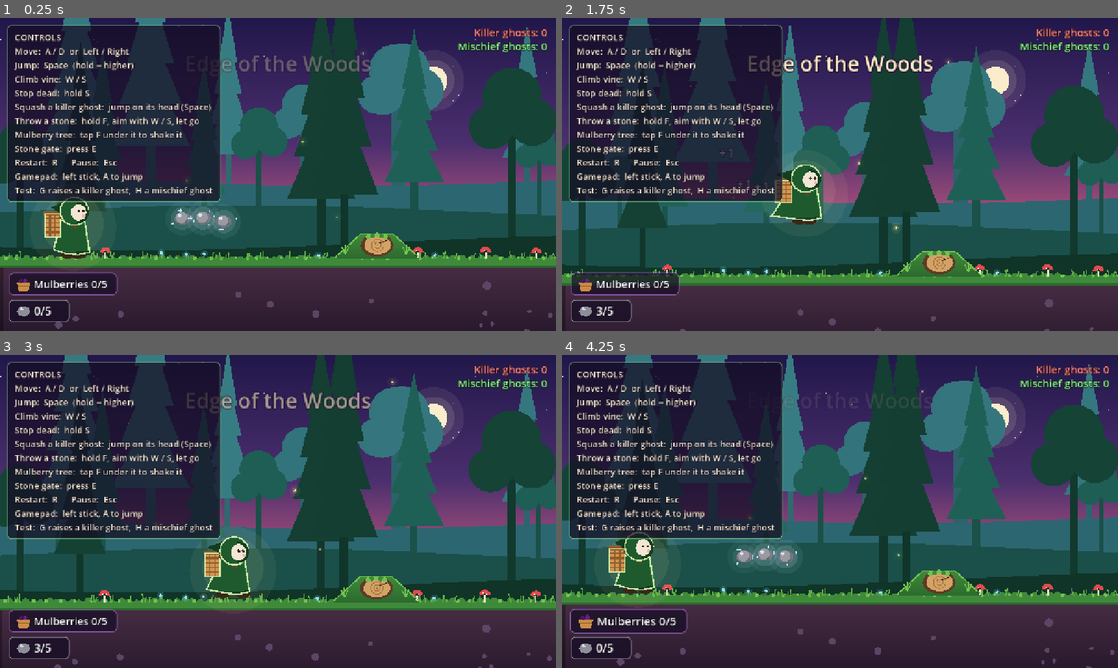
Above: before the commit, frames 1-4 (two rows, left to right).
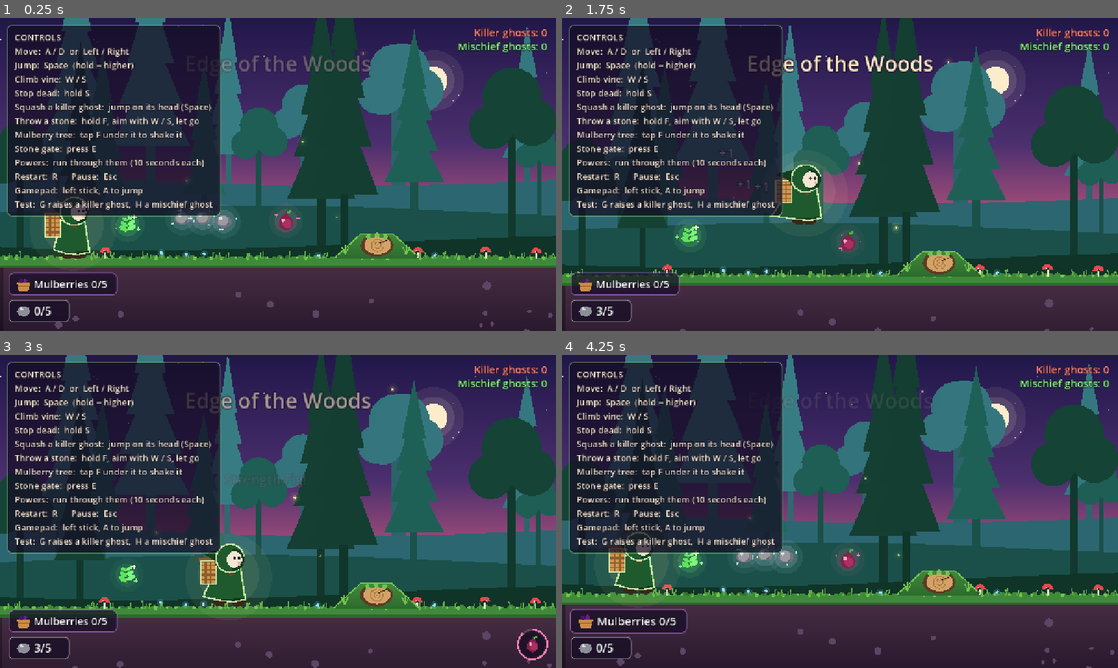
Above: after the commit, the same moments.

Repository: AAcodedimps/Mulberry-Forest
Game: Godot game, scene res://scenes/levels/edge_of_the_woods.tscn
Two runs of this game, one before a commit and one after it. Both use one fixed random seed, a clock stepped at 60 frames per second and the inputs below.
Inputs:
- Up to frame 1 (0.25 s): no input
- Up to frame 2 (1.75 s): hold Space (jump) 0.53-1.28 s; hold D (move_right) from 0.53 s (still down); tap S (aim_down) at 1.35 s; tap Space (jump) at 1.52, 1.55 s
- Up to frame 3 (3 s): tap Space (jump) at 1.82 s; release D (move_right) at 2.03 s; hold A (move_left) 2.03-2.78 s; hold Space (jump) 2.03-2.78 s; tap W (aim_up) at 2.1 s; hold D (move_right) from 2.78 s (still down); tap E (interact) at 2.85 s
- Up to frame 4 (4.25 s): keep holding D (move_right); tap Space (jump) at 3.02, 3.05, 3.32, 3.77, 3.8, 4.07 s; hold F (throw) from 3.53 s (still down); tap R (restart) at 4.15 s

The runs differ from the first frame. In frame 1, 3.5% of the frame differs, in the area x 1-54%, y 45-77%; in frame 2, 3.5%; in frame 3, 18%, in the area x 0-100%, y 0-100%; in frame 4, 3.5%.
Error in both runs: Cannot call method 'set_input_as_handled' on a null value. (res://scenes/ui/pause_menu.gd:21)

Commit message:
Four timed powers

Diff:
--- a/project.godot
+++ b/project.godot
@@ -18,6 +18,7 @@
 [autoload]
 
 GameEvents="*res://scripts/game_events.gd"
+Powers="*res://scripts/powers.gd"
 
 [display]
 
--- a/scenes/ghosts/killer_ghost.gd
+++ b/scenes/ghosts/killer_ghost.gd
@@ -100,6 +100,7 @@
 
 # ---------------------------------------------------------------- movement
 func _physics_process(delta: float) -> void:
+	delta *= Powers.world_time_scale()   # Moonpetal slows ghosts down
 	_t += delta
 	queue_redraw()
 	if _squash >= 0.0:
@@ -123,8 +124,15 @@
 		return
 	_move_along(speed * delta)
 	if global_position.distance_to(player.global_position) <= catch_distance:
-		_stabbing = true
-		caught_player.emit(self)
+		if Powers.has_shield():
+			# Bark Shield: bounce off and get knocked back along the path.
+			knock_back(Powers.shield_knock_back_time)
+			stun(0.5)
+			if Powers.shield_block():
+				FloatingText.spawn(get_parent(), player.global_position, "Blocked!", Color(0.6, 1.0, 0.65))
+		else:
+			_stabbing = true
+			caught_player.emit(self)
 
 
 ## True when the wanderer is falling down onto the top half of this ghost.
--- a/scenes/ghosts/mischief_ghost.gd
+++ b/scenes/ghosts/mischief_ghost.gd
@@ -85,6 +85,7 @@
 
 # ---------------------------------------------------------------- movement
 func _physics_process(delta: float) -> void:
+	delta *= Powers.world_time_scale()   # Moonpetal slows ghosts down
 	_t += delta
 	queue_redraw()
 	if _puff >= 0.0:
@@ -100,7 +101,13 @@
 		return
 	_move_along(speed * delta)
 	if global_position.distance_to(player.global_position) <= reach_distance:
-		_play_trick()
+		if Powers.has_shield():
+			# Bark Shield: the mischief ghost is banished instead of playing a trick.
+			Powers.shield_block()
+			FloatingText.spawn(get_parent(), global_position, "Banished!", Color(0.6, 1.0, 0.6))
+			banish()
+		else:
+			_play_trick()
 
 
 func _move_along(distance: float) -> void:
--- a/scenes/hurdles/tree_trunk.gd
+++ b/scenes/hurdles/tree_trunk.gd
@@ -3,6 +3,8 @@
 ## A fallen tree trunk lying across the path, nestled in a mossy mound you can walk over.
 ## If the wanderer runs into it at full speed (see trip_speed in player.gd) they trip and
 ## GameEvents.clumsy_mistake is sent. Walking slowly or jumping over it is safe.
+## With Strength Fig on, the wanderer smashes straight through: the trunk breaks into pieces,
+## nobody trips and no mischief ghost is made.
 
 const BARK := Color("5e3b25")
 const BARK_DARK := Color("3f2716")
@@ -20,8 +22,40 @@
 
 
 func _on_trip_zone_body_entered(body) -> void:
-	if body.has_method("try_trip") and body.try_trip():
+	if not body.has_method("try_trip"):
+		return
+	if Powers.is_strong():
+		_smash(body)
+	elif body.try_trip():
 		GameEvents.report_clumsy_mistake()
+
+
+var _smash_t: float = -1.0   # -1 = whole; 0..1 = pieces flying; >= 1 = broken
+var _pieces: Array = []      # [start offset, velocity, spin, size]
+
+
+## Strength Fig: break the trunk into pieces and let the wanderer through.
+func _smash(body) -> void:
+	_smash_t = 0.0
+	$Body/CollisionPolygon2D.set_deferred("disabled", true)
+	$TripZone.set_deferred("monitoring", false)
+	var dir: float = signf(body.velocity.x) if body.velocity.x != 0.0 else 1.0
+	var rng := RandomNumberGenerator.new()
+	rng.seed = 9
+	for i in 6:
+		_pieces.append([Vector2(rng.randf_range(-22, 22), rng.randf_range(-35, -10)),
+			Vector2(dir * rng.randf_range(80, 260), rng.randf_range(-380, -180)),
+			rng.randf_range(-9.0, 9.0), rng.randf_range(7.0, 13.0)])
+	FloatingText.spawn(get_parent(), global_position + Vector2(0, 40), "Smash!", Color(1.0, 0.6, 0.75))
+
+
+func _process(delta: float) -> void:
+	if _smash_t >= 0.0 and _smash_t < 1.0:
+		_smash_t = minf(1.0, _smash_t + delta / 0.9)
+		queue_redraw()
+
+
+const FloatingText = preload("res://scenes/ui/floating_text.gd")
 
 
 func _ellipse(c: Vector2, r: Vector2, col: Color) -> void:
@@ -33,6 +67,9 @@
 
 
 func _draw() -> void:
+	if _smash_t >= 0.0:
+		_draw_broken()
+		return
 	# Mossy mound (matches the collision shape so feet line up)
 	var mound := PackedVector2Array([Vector2(-70, 2), Vector2(-26, -40), Vector2(26, -40), Vector2(70, 2)])
 	draw_polygon(mound, PackedColorArray([MOSS_DARK, MOSS, MOSS, MOSS_DARK]))
@@ -51,3 +88,24 @@
 	for x: float in [-52.0, 48.0]:
 		for j in 3:
 			draw_line(Vector2(x, -6), Vector2(x - 6 + j * 6, -18 - j % 2 * 4), MOSS_LIGHT, 2.0)
+
+
+func _draw_broken() -> void:
+	# A few splinters left on the ground
+	for x: float in [-30.0, -8.0, 15.0, 34.0]:
+		draw_line(Vector2(x, -1), Vector2(x + 7.0, -5), BARK, 3.0)
+	# Pieces flying away and fading
+	if _smash_t >= 1.0:
+		return
+	var t: float = _smash_t * 0.9
+	for pc: Array in _pieces:
+		var pos: Vector2 = pc[0] + pc[1] * t + Vector2(0, 900.0) * t * t * 0.5
+		var size: float = pc[3]
+		var a: float = pc[2] * t
+		var col := Color(BARK.r, BARK.g, BARK.b, 1.0 - _smash_t)
+		var wood := Color(WOOD.r, WOOD.g, WOOD.b, 1.0 - _smash_t)
+		var corners := PackedVector2Array()
+		for v: Vector2 in [Vector2(-1, -0.6), Vector2(1, -0.6), Vector2(1, 0.6), Vector2(-1, 0.6)]:
+			corners.append(pos + (v * size).rotated(a))
+		draw_colored_polygon(corners, col)
+		draw_circle(pos, size * 0.35, wood)
--- a/scenes/levels/edge_of_the_woods.tscn
+++ b/scenes/levels/edge_of_the_woods.tscn
@@ -27,6 +27,11 @@
 [ext_resource type="PackedScene" path="res://scenes/ui/prompt_hint.tscn" id="25_prompt"]
 [ext_resource type="PackedScene" path="res://scenes/ui/basket_counter.tscn" id="26_basket"]
 [ext_resource type="PackedScene" path="res://scenes/ui/win_screen.tscn" id="27_win"]
+[ext_resource type="PackedScene" path="res://scenes/powers/swift_mint.tscn" id="28_mint"]
+[ext_resource type="PackedScene" path="res://scenes/powers/strength_fig.tscn" id="29_fig"]
+[ext_resource type="PackedScene" path="res://scenes/powers/moonpetal.tscn" id="30_moon"]
+[ext_resource type="PackedScene" path="res://scenes/powers/bark_shield.tscn" id="31_shield"]
+[ext_resource type="PackedScene" path="res://scenes/ui/power_hud.tscn" id="32_powerhud"]
 
 [sub_resource type="RectangleShape2D" id="RectangleShape2D_wall"]
 size = Vector2(40, 2000)
@@ -144,6 +149,21 @@
 
 [node name="StoneB2" parent="Stones" instance=ExtResource("21_stone")]
 position = Vector2(1414, 600)
+
+[node name="PowerPickups" type="Node2D" parent="."]
+
+[node name="SwiftMint" parent="PowerPickups" instance=ExtResource("28_mint")]
+position = Vector2(210, 600)
+
+[node name="StrengthFig" parent="PowerPickups" instance=ExtResource("29_fig")]
+position = Vector2(470, 600)
+
+[node name="BarkShield" parent="PowerPickups" instance=ExtResource("31_shield")]
+position = Vector2(1080, 600)
+
+[node name="Moonpetal" parent="PowerPickups" instance=ExtResource("30_moon")]
+position = Vector2(1720, 400)
+float_height = 90.0
 
 [node name="LevelBounds" type="StaticBody2D" parent="."]
 collision_mask = 0
@@ -203,6 +223,8 @@
 
 [node name="StoneCounter" parent="." instance=ExtResource("22_stonecount")]
 
+[node name="PowerHUD" parent="." instance=ExtResource("32_powerhud")]
+
 [node name="BasketCounter" parent="." instance=ExtResource("26_basket")]
 
 [node name="PromptHint" parent="." instance=ExtResource("25_prompt")]
--- a/scenes/levels/level.gd
+++ b/scenes/levels/level.gd
@@ -16,6 +16,7 @@
 
 
 func _ready() -> void:
+	Powers.reset()   # every run starts with no powers on
 	$Player.set_camera_limits(0, 0, level_width, level_height)
 	var title: Label = $TitleLayer/Title
 	title.modulate.a = 0.0
--- a/scenes/player/player.gd
+++ b/scenes/player/player.gd
@@ -82,7 +82,8 @@
 
 
 func _jump_velocity() -> float:
-	return 2.0 * jump_height / time_to_peak
+	# Same as 2 * jump_height / time_to_peak, but Strength Fig can raise the height.
+	return sqrt(2.0 * _jump_gravity() * jump_height * Powers.jump_multiplier())
 
 
 func _jump_gravity() -> float:
@@ -238,6 +239,9 @@
 		return false
 	if absf(velocity.x) < trip_speed:
 		return false
+	if Powers.has_shield():
+		Powers.shield_block()   # Bark Shield stops trips
+		return false
 	state = State.TRIPPED
 	planted = false
 	_trip_timer = trip_duration
@@ -254,7 +258,8 @@
 
 # ---------------------------------------------------------------- mischief ghost tricks
 func _speed_mult() -> float:
-	return _slow_mult if _slow_timer > 0.0 else 1.0
+	var m: float = _slow_mult if _slow_timer > 0.0 else 1.0
+	return m * Powers.speed_multiplier()   # Swift Mint makes you faster
 
 
 ## Shove trick: slide `distance` pixels (negative = left) over `time` seconds, stumbling, no control.
--- a/scenes/player/player.tscn
+++ b/scenes/player/player.tscn
@@ -3,6 +3,7 @@
 [ext_resource type="Script" path="res://scenes/player/player.gd" id="1_player"]
 [ext_resource type="Script" path="res://scenes/player/wanderer_look.gd" id="2_look"]
 [ext_resource type="Script" path="res://scenes/powers/stone_thrower.gd" id="3_thrower"]
+[ext_resource type="Script" path="res://scenes/player/shield_bubble.gd" id="4_bubble"]
 
 [sub_resource type="RectangleShape2D" id="RectangleShape2D_body"]
 size = Vector2(44, 92)
@@ -21,6 +22,9 @@
 
 [node name="Look" type="Node2D" parent="."]
 script = ExtResource("2_look")
+
+[node name="ShieldBubble" type="Node2D" parent="."]
+script = ExtResource("4_bubble")
 
 [node name="StoneThrower" type="Node2D" parent="."]
 script = ExtResource("3_thrower")
--- /dev/null
+++ b/scenes/player/shield_bubble.gd
@@ -0,0 +1,54 @@
+extends Node2D
+## Draws the Bark Shield's green bubble around the wanderer while it's up. Every blocked hit
+## adds a crack (and a quick flash); when the shield runs out it pops.
+
+const CENTER := Vector2(0, -48)
+
+var _t: float = 0.0
+var _flash: float = 0.0
+var _pop: float = -1.0
+var _was_on: bool = false
+
+
+func _ready() -> void:
+	Powers.shield_blocked.connect(_on_blocked)
+
+
+func _on_blocked(_hits_left: int) -> void:
+	_flash = 0.3
+
+
+func _process(delta: float) -> void:
+	_t += delta
+	_flash = maxf(0.0, _flash - delta)
+	var on: bool = Powers.has_shield()
+	if _was_on and not on:
+		_pop = 0.0
+	_was_on = on
+	if _pop >= 0.0:
+		_pop += delta / 0.35
+		if _pop >= 1.0:
+			_pop = -1.0
+	queue_redraw()
+
+
+func _draw() -> void:
+	if Powers.has_shield():
+		var r: float = 66.0 + sin(_t * 3.0) * 2.0
+		var fl: float = _flash / 0.3
+		draw_circle(CENTER, r, Color(0.4, 1.0, 0.5, 0.10 + 0.15 * fl))
+		draw_arc(CENTER, r, 0.0, TAU, 56, Color(0.55, 1.0, 0.6, 0.75 + 0.25 * fl), 3.0)
+		draw_arc(CENTER, r - 6.0, _t, _t + 1.2, 16, Color(0.85, 1.0, 0.85, 0.5), 2.0)
+		# one crack per blocked hit
+		var cracks: int = Powers.shield_hits - Powers.shield_hits_left
+		for k in cracks:
+			var a: float = 0.6 + k * 2.2
+			var p: Vector2 = CENTER + Vector2(cos(a), sin(a)) * r
+			var inward: Vector2 = (CENTER - p).normalized()
+			var side := Vector2(-inward.y, inward.x)
+			draw_polyline(PackedVector2Array([p, p + inward * 9.0 + side * 5.0, p + inward * 16.0 - side * 3.0,
+				p + inward * 24.0 + side * 4.0]), Color(0.9, 1.0, 0.9, 0.95), 2.0)
+			draw_line(p + inward * 9.0 + side * 5.0, p + inward * 14.0 + side * 12.0, Color(0.9, 1.0, 0.9, 0.8), 1.5)
+	elif _pop >= 0.0:
+		var pr: float = 66.0 + _pop * 30.0
+		draw_arc(CENTER, pr, 0.0, TAU, 56, Color(0.55, 1.0, 0.6, 1.0 - _pop), 3.0)
--- /dev/null
+++ b/scenes/powers/bark_shield.tscn
@@ -0,0 +1,10 @@
+[gd_scene format=3]
+
+[ext_resource type="Script" path="res://scenes/powers/power_pickup.gd" id="1_power"]
+
+[node name="BarkShield" type="Area2D"]
+collision_layer = 0
+collision_mask = 2
+monitorable = false
+script = ExtResource("1_power")
+power_id = "bark_shield"
--- /dev/null
+++ b/scenes/powers/moonpetal.tscn
@@ -0,0 +1,10 @@
+[gd_scene format=3]
+
+[ext_resource type="Script" path="res://scenes/powers/power_pickup.gd" id="1_power"]
+
+[node name="Moonpetal" type="Area2D"]
+collision_layer = 0
+collision_mask = 2
+monitorable = false
+script = ExtResource("1_power")
+power_id = "moonpetal"
--- /dev/null
+++ b/scenes/powers/power_art.gd
@@ -0,0 +1,89 @@
+extends RefCounted
+## Draws the four Forest Power items with plain shapes. Shared by the floating pickups and the
+## corner timer icons, so they always look the same. Everything is drawn around `c`, about
+## 30 pixels across at size 1.0.
+## Use it with:  preload("res://scenes/powers/power_art.gd").draw(canvas, "swift_mint", center, 1.0, time)
+
+
+static func draw(canvas: CanvasItem, id: String, c: Vector2, s: float, t: float) -> void:
+	match id:
+		"swift_mint":
+			_mint(canvas, c, s, t)
+		"strength_fig":
+			_fig(canvas, c, s)
+		"moonpetal":
+			_moonpetal(canvas, c, s, t)
+		"bark_shield":
+			_shield(canvas, c, s)
+
+
+static func glow_color(id: String) -> Color:
+	match id:
+		"swift_mint":
+			return Color(0.55, 1.0, 0.55)
+		"strength_fig":
+			return Color(1.0, 0.5, 0.7)
+		"moonpetal":
+			return Color(0.6, 0.85, 1.0)
+		"bark_shield":
+			return Color(0.6, 1.0, 0.6)
+	return Color.WHITE
+
+
+static func _ellipse(canvas: CanvasItem, c: Vector2, r: Vector2, angle: float, col: Color) -> void:
+	var pts := PackedVector2Array()
+	for i in 14:
+		var a: float = TAU * i / 14.0
+		pts.append(c + Vector2(cos(a) * r.x, sin(a) * r.y).rotated(angle))
+	canvas.draw_colored_polygon(pts, col)
+
+
+# Swift Mint: a bright green sprig with a little sparkle.
+static func _mint(canvas: CanvasItem, c: Vector2, s: float, t: float) -> void:
+	canvas.draw_line(c + Vector2(0, 13) * s, c + Vector2(1, -11) * s, Color("2f7d2f"), 2.2 * s)
+	for k in 3:
+		var y: float = (6.0 - k * 7.0) * s
+		var size: float = (1.0 - k * 0.15) * s
+		_ellipse(canvas, c + Vector2(-6.0 * size, y), Vector2(7, 3.6) * size, 0.5, Color("5fe35f"))
+		_ellipse(canvas, c + Vector2(6.0 * size, y - 2.0 * s), Vector2(7, 3.6) * size, -0.5, Color("7cf77c"))
+	var tw: float = 2.0 + 2.0 * absf(sin(t * 4.0))
+	var sp := c + Vector2(10, -12) * s
+	canvas.draw_line(sp + Vector2(-tw, 0) * s, sp + Vector2(tw, 0) * s, Color(1, 1, 0.8), 1.6 * s)
+	canvas.draw_line(sp + Vector2(0, -tw) * s, sp + Vector2(0, tw) * s, Color(1, 1, 0.8), 1.6 * s)
+
+
+# Strength Fig: a plump purple-red fig.
+static func _fig(canvas: CanvasItem, c: Vector2, s: float) -> void:
+	var pts := PackedVector2Array()
+	for i in 20:
+		var a: float = TAU * i / 20.0
+		var r: float = 11.0 if sin(a) > 0.0 else 11.0 - (-sin(a)) * 4.0   # narrower at the top
+		pts.append(c + Vector2(cos(a) * r, sin(a) * 12.0 + 2.0) * s)
+	canvas.draw_colored_polygon(pts, Color("8a1f4c"))
+	_ellipse(canvas, c + Vector2(2, 4) * s, Vector2(7, 7) * s, 0.0, Color("a8325f"))
+	canvas.draw_circle(c + Vector2(-4, -1) * s, 2.6 * s, Color(1, 0.75, 0.85, 0.85))
+	canvas.draw_line(c + Vector2(0, -9) * s, c + Vector2(2, -14) * s, Color("5a3b1a"), 2.2 * s)
+	_ellipse(canvas, c + Vector2(5, -13) * s, Vector2(4, 2) * s, -0.4, Color("4caf50"))
+
+
+# Moonpetal: a pale blue glowing flower.
+static func _moonpetal(canvas: CanvasItem, c: Vector2, s: float, t: float) -> void:
+	canvas.draw_circle(c, 15.0 * s, Color(0.6, 0.85, 1.0, 0.18))
+	for k in 5:
+		var a: float = k * TAU / 5.0 + t * 0.3
+		_ellipse(canvas, c + Vector2(cos(a), sin(a)) * 7.0 * s, Vector2(7, 4) * s, a, Color("bfe4ff"))
+	canvas.draw_circle(c, 4.0 * s, Color("fff3b0"))
+	canvas.draw_circle(c, 2.0 * s, Color("ffffff"))
+
+
+# Bark Shield: a round wooden shield with a green rune.
+static func _shield(canvas: CanvasItem, c: Vector2, s: float) -> void:
+	canvas.draw_circle(c, 14.0 * s, Color("5a3a1e"))
+	canvas.draw_circle(c, 11.5 * s, Color("8a5a2e"))
+	for x: float in [-5.0, 0.0, 5.0]:
+		canvas.draw_line(c + Vector2(x, -10.5) * s, c + Vector2(x, 10.5) * s, Color("6e4523"), 1.2 * s)
+	canvas.draw_circle(c, 6.0 * s, Color(0.4, 1.0, 0.5, 0.25))
+	var g := Color("7dff8a")
+	canvas.draw_line(c + Vector2(0, -6) * s, c + Vector2(0, 6) * s, g, 2.0 * s)
+	canvas.draw_line(c + Vector2(0, -2) * s, c + Vector2(4, -6) * s, g, 2.0 * s)
+	canvas.draw_line(c + Vector2(0, 2) * s, c + Vector2(-4, -2) * s, g, 2.0 * s)
--- /dev/null
+++ b/scenes/powers/power_pickup.gd
@@ -0,0 +1,33 @@
+@tool
+extends "res://scenes/powers/floating_pickup.gd"
+## A Forest Power you collect by running through it (Swift Mint, Strength Fig, Moonpetal or
+## Bark Shield). It uses the shared floating pickup (float, bob, glow, sparkles, pop), and
+## switches the power on straight away through the Powers autoload. Its name pops up above
+## the wanderer, e.g. "Swift Mint!".
+
+const PowerArt = preload("res://scenes/powers/power_art.gd")
+
+@export_enum("swift_mint", "strength_fig", "moonpetal", "bark_shield") var power_id: String = "swift_mint":
+	set(value):
+		power_id = value
+		glow_color = PowerArt.glow_color(value)
+		popup_color = glow_color
+		queue_redraw()
+
+
+func _ready() -> void:
+	glow_color = PowerArt.glow_color(power_id)
+	popup_color = glow_color.lightened(0.3)
+	popup_text = "%s!" % Powers.NAMES.get(power_id, power_id) if not Engine.is_editor_hint() else ""
+	super()
+
+
+func _try_collect(body) -> bool:
+	if not body.is_in_group("player"):
+		return false
+	Powers.activate(power_id)
+	return true
+
+
+func _draw_item() -> void:
+	PowerArt.draw(self, power_id, Vector2.ZERO, 1.1, _t)
--- /dev/null
+++ b/scenes/powers/strength_fig.tscn
@@ -0,0 +1,10 @@
+[gd_scene format=3]
+
+[ext_resource type="Script" path="res://scenes/powers/power_pickup.gd" id="1_power"]
+
+[node name="StrengthFig" type="Area2D"]
+collision_layer = 0
+collision_mask = 2
+monitorable = false
+script = ExtResource("1_power")
+power_id = "strength_fig"
--- /dev/null
+++ b/scenes/powers/swift_mint.tscn
@@ -0,0 +1,10 @@
+[gd_scene format=3]
+
+[ext_resource type="Script" path="res://scenes/powers/power_pickup.gd" id="1_power"]
+
+[node name="SwiftMint" type="Area2D"]
+collision_layer = 0
+collision_mask = 2
+monitorable = false
+script = ExtResource("1_power")
+power_id = "swift_mint"
--- a/scenes/ui/controls_hint.tscn
+++ b/scenes/ui/controls_hint.tscn
@@ -46,6 +46,7 @@
 Throw a stone:  hold F, aim with W / S, let go
 Mulberry tree:  tap F under it to shake it
 Stone gate:  press E
+Powers:  run through them (10 seconds each)
 Restart:  R      Pause:  Esc
 Gamepad:  left stick, A to jump
 Test:  G raises a killer ghost,  H a mischief ghost"
--- /dev/null
+++ b/scenes/ui/power_hud.gd
@@ -0,0 +1,14 @@
+extends CanvasLayer
+## Everything on screen about Forest Powers: the countdown icons (see power_icons.gd) and the
+## soft blue tint over the forest while Moonpetal slows time.
+
+@onready var tint: ColorRect = $Tint
+
+
+func _ready() -> void:
+	tint.modulate.a = 0.0
+
+
+func _process(delta: float) -> void:
+	var target: float = 1.0 if Powers.is_time_slowed() else 0.0
+	tint.modulate.a = move_toward(tint.modulate.a, target, delta * 2.0)
--- /dev/null
+++ b/scenes/ui/power_hud.tscn
@@ -0,0 +1,27 @@
+[gd_scene format=3]
+
+[ext_resource type="Script" path="res://scenes/ui/power_hud.gd" id="1_hud"]
+[ext_resource type="Script" path="res://scenes/ui/power_icons.gd" id="2_icons"]
+
+[node name="PowerHUD" type="CanvasLayer"]
+layer = 4
+script = ExtResource("1_hud")
+
+[node name="Tint" type="ColorRect" parent="."]
+anchors_preset = 15
+anchor_right = 1.0
+anchor_bottom = 1.0
+grow_horizontal = 2
+grow_vertical = 2
+mouse_filter = 2
+color = Color(0.35, 0.6, 1, 0.16)
+
+[node name="Icons" type="Control" parent="."]
+layout_mode = 3
+anchors_preset = 15
+anchor_right = 1.0
+anchor_bottom = 1.0
+grow_horizontal = 2
+grow_vertical = 2
+mouse_filter = 2
+script = ExtResource("2_icons")
--- /dev/null
+++ b/scenes/ui/power_icons.gd
@@ -0,0 +1,38 @@
+extends Control
+## Bottom-right corner: one icon for every power that's switched on, with a ring around it that
+## empties as its 10 seconds run out. Icons flash during their last 2 seconds. Bark Shield also
+## shows little dots for the hits it has left.
+
+const PowerArt = preload("res://scenes/powers/power_art.gd")
+const SIZE := 30.0     # icon radius
+const GAP := 76.0      # space between icons
+const MARGIN := Vector2(54, 54)
+
+var _t: float = 0.0
+
+
+func _process(delta: float) -> void:
+	_t += delta
+	queue_redraw()
+
+
+func _draw() -> void:
+	var ids: Array = Powers.active_powers()
+	for i in ids.size():
+		var id: String = ids[i]
+		var c := Vector2(size.x - MARGIN.x - i * GAP, size.y - MARGIN.y)
+		var left: float = Powers.time_left(id)
+		var frac: float = clampf(left / Powers.power_time, 0.0, 1.0)
+		var flashing: bool = left <= 2.0 and fmod(_t, 0.3) < 0.15
+		var alpha: float = 0.35 if flashing else 1.0
+		var glow: Color = PowerArt.glow_color(id)
+		draw_circle(c, SIZE, Color(0.08, 0.05, 0.14, 0.75 * alpha))
+		draw_arc(c, SIZE + 4.0, 0.0, TAU, 48, Color(1, 1, 1, 0.15 * alpha), 4.0)
+		draw_arc(c, SIZE + 4.0, -PI / 2.0, -PI / 2.0 + TAU * frac, 48, Color(glow.r, glow.g, glow.b, alpha), 4.0)
+		if not flashing:
+			PowerArt.draw(self, id, c, 1.25, _t)
+		if id == Powers.BARK_SHIELD:
+			for h in Powers.shield_hits:
+				var on: bool = h < Powers.shield_hits_left
+				draw_circle(c + Vector2((h - (Powers.shield_hits - 1) * 0.5) * 11.0, SIZE + 14.0), 4.0,
+					Color(0.5, 1.0, 0.55, alpha) if on else Color(0.3, 0.3, 0.35, 0.6 * alpha))
--- /dev/null
+++ b/scripts/powers.gd
@@ -0,0 +1,120 @@
+extends Node
+## Powers (global autoload): keeps track of which Forest Powers are switched on and for how long.
+## Pickups call activate(). Anything in the game can ask about the powers, for example:
+##   Powers.is_strong()          - Strength Fig is on (trunks break; later: flood waves can't push you)
+##   Powers.is_time_slowed()     - Moonpetal is on
+##   Powers.world_time_scale()   - multiply your delta by this to slow down with Moonpetal (ghosts do;
+##                                 later bees, flood waves and collapsing paths can too)
+##   Powers.has_shield()         - Bark Shield is up
+##   Powers.speed_multiplier() / jump_multiplier() - used by the wanderer
+
+# ======================= TUNING =======================
+var power_time: float = 10.0            ## How long each power lasts, in seconds.
+var swift_speed_boost: float = 0.4      ## Swift Mint: run this much faster (0.4 = 40% faster).
+var strength_jump_boost: float = 0.25   ## Strength Fig: jump this much higher (0.25 = 25% higher).
+var moonpetal_slow: float = 0.5         ## Moonpetal: everything except you runs at this speed (0.5 = half speed).
+var shield_hits: int = 3                ## Bark Shield: how many hits it blocks before it breaks.
+var shield_knock_back_time: float = 5.0 ## Bark Shield: a killer ghost that touches it is knocked back this many seconds along its path.
+# ======================================================
+
+signal power_started(id: String)
+signal power_ended(id: String)
+signal shield_blocked(hits_left: int)
+
+const SWIFT_MINT := "swift_mint"
+const STRENGTH_FIG := "strength_fig"
+const MOONPETAL := "moonpetal"
+const BARK_SHIELD := "bark_shield"
+const NAMES := {
+	"swift_mint": "Swift Mint",
+	"strength_fig": "Strength Fig",
+	"moonpetal": "Moonpetal",
+	"bark_shield": "Bark Shield",
+}
+
+var shield_hits_left: int = 0
+var _time_left := {}            # power id -> seconds left
+var _block_cooldown: float = 0.0
+
+
+## Clears every power (the level calls this when it starts or restarts).
+func reset() -> void:
+	_time_left.clear()
+	shield_hits_left = 0
+	_block_cooldown = 0.0
+
+
+## Switches a power on for power_time seconds. Grabbing it again while it's on resets the timer.
+func activate(id: String) -> void:
+	var fresh: bool = not _time_left.has(id)
+	_time_left[id] = power_time
+	if id == BARK_SHIELD:
+		shield_hits_left = shield_hits
+	if fresh:
+		power_started.emit(id)
+
+
+func is_active(id: String) -> bool:
+	return _time_left.has(id)
+
+
+func time_left(id: String) -> float:
+	return _time_left.get(id, 0.0)
+
+
+func active_powers() -> Array:
+	return _time_left.keys()
+
+
+func is_strong() -> bool:
+	return is_active(STRENGTH_FIG)
+
+
+func is_time_slowed() -> bool:
+	return is_active(MOONPETAL)
+
+
+func world_time_scale() -> float:
+	return moonpetal_slow if is_time_slowed() else 1.0
+
+
+func speed_multiplier() -> float:
+	return 1.0 + swift_speed_boost if is_active(SWIFT_MINT) else 1.0
+
+
+func jump_multiplier() -> float:
+	return 1.0 + strength_jump_boost if is_strong() else 1.0
+
+
+func has_shield() -> bool:
+	return is_active(BARK_SHIELD)
+
+
+## The shield blocked something. Uses up one hit (hits within a moment of each other count once);
+## the shield breaks when it runs out of hits. Returns true if this hit was counted.
+func shield_block() -> bool:
+	if not has_shield() or _block_cooldown > 0.0:
+		return false
+	_block_cooldown = 0.5
+	shield_hits_left -= 1
+	shield_blocked.emit(shield_hits_left)
+	if shield_hits_left <= 0:
+		_end(BARK_SHIELD)
+	return true
+
+
+func _process(delta: float) -> void:
+	_block_cooldown = maxf(0.0, _block_cooldown - delta)
+	for id in _time_left.keys():
+		_time_left[id] -= delta
+		if _time_left[id] <= 0.0:
+			_end(id)
+
+
+func _end(id: String) -> void:
+	if not _time_left.has(id):
+		return
+	_time_left.erase(id)
+	if id == BARK_SHIELD:
+		shield_hits_left = 0
+	power_ended.emit(id)
Not shown, added: scenes/player/shield_bubble.gd.uid
Not shown, added: scenes/powers/power_art.gd.uid
Not shown, added: scenes/powers/power_pickup.gd.uid
Not shown, added: scenes/ui/power_hud.gd.uid
Not shown, added: scenes/ui/power_icons.gd.uid
Not shown, added: scripts/powers.gd.uid
